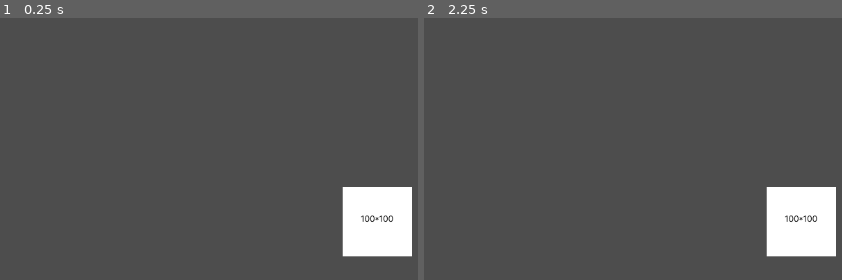
Above: before the commit, frames 1-2 (left to right).
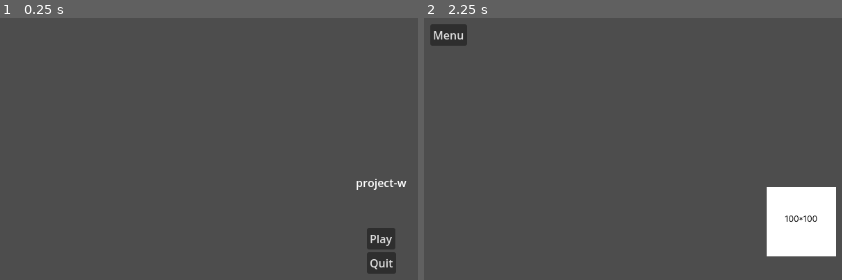
Above: after the commit, the same moments.

Repository: giovanemachado/toads-train
Game: Godot game, scene res://src/ui/menu_scene.tscn
Same seed, same stepped clock (60 frames per second), same inputs: the game is played once before the commit and once after it. Before the commit the project starts from res://main_scene.tscn.
Inputs (mouse positions are in pixels of both pictures, inside the frame that each line leads up to):
- Up to frame 1 (0.25 s): no input
- Up to frame 2 (2.25 s): click (804, 238) at 0.5 s, where only the run after the commit has a clickable "Play"; click (449, 33) at 1.25 s, where only the run after the commit has a clickable "Menu"; click (804, 238) at 2 s, where only the run after the commit has a clickable "Play"

The runs differ from the first frame. In frame 1, 5.0% of the frame differs, in the area x 81-99%, y 61-98%; in frame 2, 0.7%.

Commit message:
adiciona funcionalidade ao menu, e muda a scene princpal para ser o menu tambem, afim de testes

Diff:
--- a/main_scene.tscn
+++ b/main_scene.tscn
@@ -1,15 +1,49 @@
-[gd_scene load_steps=7 format=3 uid="uid://cvku8ipjd3ai7"]
+[gd_scene load_steps=8 format=3 uid="uid://cvku8ipjd3ai7"]
 
 [ext_resource type="Script" path="res://src/debug/Debug.gd" id="1_ago47"]
 [ext_resource type="Texture2D" uid="uid://ctknoqft0tyk8" path="res://src/utils/assets/100x100_size.png" id="2_ow261"]
 [ext_resource type="Script" path="res://src/debug/debug_states/DebugStateManager.gd" id="3_n3dx5"]
 [ext_resource type="Script" path="res://src/debug/debug_states/DebugIdleState.gd" id="4_ylb3p"]
 [ext_resource type="Script" path="res://src/debug/debug_states/DebugNotIdleAnymoreState.gd" id="5_uryi2"]
+[ext_resource type="Script" path="res://src/ui/UI.gd" id="6_udfar"]
 
 [sub_resource type="RectangleShape2D" id="RectangleShape2D_su5tm"]
 size = Vector2(84, 89)
 
 [node name="Main" type="Node"]
+
+[node name="UI" type="Control" parent="."]
+layout_mode = 3
+anchors_preset = 15
+anchor_right = 1.0
+anchor_bottom = 1.0
+grow_horizontal = 2
+grow_vertical = 2
+script = ExtResource("6_udfar")
+
+[node name="MarginContainer" type="MarginContainer" parent="UI"]
+layout_mode = 1
+anchors_preset = 15
+anchor_right = 1.0
+anchor_bottom = 1.0
+grow_horizontal = 2
+grow_vertical = 2
+theme_override_constants/margin_left = 35
+theme_override_constants/margin_top = 35
+theme_override_constants/margin_right = 35
+theme_override_constants/margin_bottom = 35
+
+[node name="VBoxContainer" type="VBoxContainer" parent="UI/MarginContainer"]
+layout_mode = 2
+size_flags_horizontal = 0
+
+[node name="Menu" type="Button" parent="UI/MarginContainer/VBoxContainer"]
+layout_mode = 2
+text = "Menu"
+
+[node name="Environment" type="Node" parent="."]
+
+[node name="Units" type="Node" parent="."]
 
 [node name="Debug" type="Node2D" parent="."]
 script = ExtResource("1_ago47")
@@ -34,6 +68,4 @@
 [node name="NotIdleAnymore" type="Node" parent="Debug/StateManager"]
 script = ExtResource("5_uryi2")
 
-[node name="Environment" type="Node" parent="."]
-
-[node name="Units" type="Node" parent="."]
+[connection signal="pressed" from="UI/MarginContainer/VBoxContainer/Menu" to="UI" method="_on_menu_pressed"]
--- a/menu_scene.tscn
+++ /dev/null
@@ -1,27 +0,0 @@
-[gd_scene format=3 uid="uid://cufdtc738y2yd"]
-
-[node name="menu_scene" type="Control"]
-layout_mode = 3
-anchors_preset = 15
-anchor_right = 1.0
-anchor_bottom = 1.0
-grow_horizontal = 2
-grow_vertical = 2
-
-[node name="MarginContainer" type="MarginContainer" parent="."]
-layout_mode = 1
-anchors_preset = 15
-anchor_right = 1.0
-anchor_bottom = 1.0
-grow_horizontal = 2
-grow_vertical = 2
-theme_override_constants/margin_left = 35
-theme_override_constants/margin_top = 35
-theme_override_constants/margin_right = 35
-theme_override_constants/margin_bottom = 35
-
-[node name="Button" type="Button" parent="MarginContainer"]
-layout_mode = 2
-size_flags_horizontal = 4
-size_flags_vertical = 8
-text = "Play"
--- a/project.godot
+++ b/project.godot
@@ -11,7 +11,7 @@
 [application]
 
 config/name="project-w"
-run/main_scene="res://main_scene.tscn"
+run/main_scene="res://src/ui/menu_scene.tscn"
 config/features=PackedStringArray("4.1", "Forward Plus")
 
 [autoload]
--- /dev/null
+++ b/src/ui/Menu.gd
@@ -0,0 +1,8 @@
+extends Control
+
+func _on_play_pressed():
+	get_tree().change_scene_to_file("res://main_scene.tscn")
+
+
+func _on_quit_pressed():
+	get_tree().quit()
--- /dev/null
+++ b/src/ui/UI.gd
@@ -0,0 +1,5 @@
+extends Control
+
+
+func _on_menu_pressed():
+	get_tree().change_scene_to_file("res://src/ui/menu_scene.tscn")
--- /dev/null
+++ b/src/ui/menu_scene.tscn
@@ -0,0 +1,52 @@
+[gd_scene load_steps=2 format=3 uid="uid://cufdtc738y2yd"]
+
+[ext_resource type="Script" path="res://src/ui/Menu.gd" id="1_0sh6v"]
+
+[node name="menu_scene" type="Control"]
+layout_mode = 3
+anchors_preset = 15
+anchor_right = 1.0
+anchor_bottom = 1.0
+grow_horizontal = 2
+grow_vertical = 2
+script = ExtResource("1_0sh6v")
+
+[node name="MarginContainer" type="MarginContainer" parent="."]
+layout_mode = 1
+anchors_preset = 15
+anchor_right = 1.0
+anchor_bottom = 1.0
+grow_horizontal = 2
+grow_vertical = 2
+theme_override_constants/margin_left = 35
+theme_override_constants/margin_top = 35
+theme_override_constants/margin_right = 35
+theme_override_constants/margin_bottom = 35
+
+[node name="VBoxContainer" type="VBoxContainer" parent="MarginContainer"]
+layout_mode = 2
+size_flags_vertical = 4
+
+[node name="MarginContainer" type="MarginContainer" parent="MarginContainer/VBoxContainer"]
+layout_mode = 2
+theme_override_constants/margin_bottom = 50
+
+[node name="Label" type="Label" parent="MarginContainer/VBoxContainer/MarginContainer"]
+layout_mode = 2
+size_flags_horizontal = 4
+text = "project-w"
+
+[node name="Play" type="Button" parent="MarginContainer/VBoxContainer"]
+layout_mode = 2
+size_flags_horizontal = 4
+size_flags_vertical = 8
+text = "Play"
+
+[node name="Quit" type="Button" parent="MarginContainer/VBoxContainer"]
+layout_mode = 2
+size_flags_horizontal = 4
+size_flags_vertical = 8
+text = "Quit"
+
+[connection signal="pressed" from="MarginContainer/VBoxContainer/Play" to="." method="_on_play_pressed"]
+[connection signal="pressed" from="MarginContainer/VBoxContainer/Quit" to="." method="_on_quit_pressed"]
